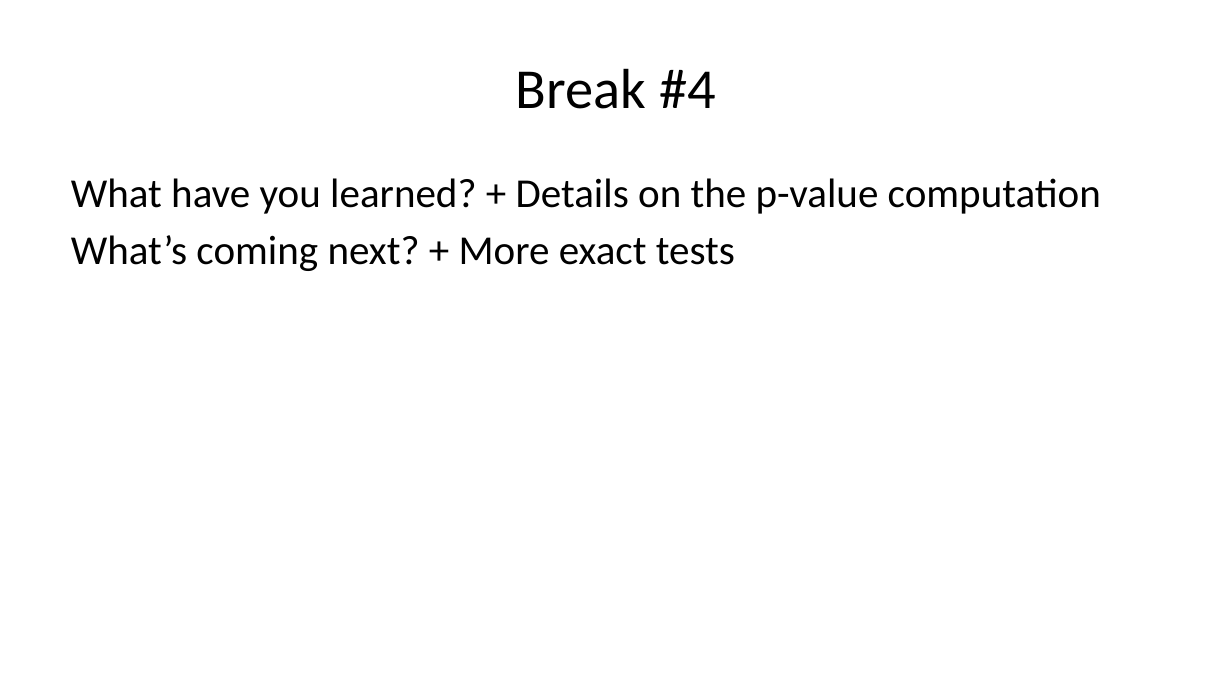
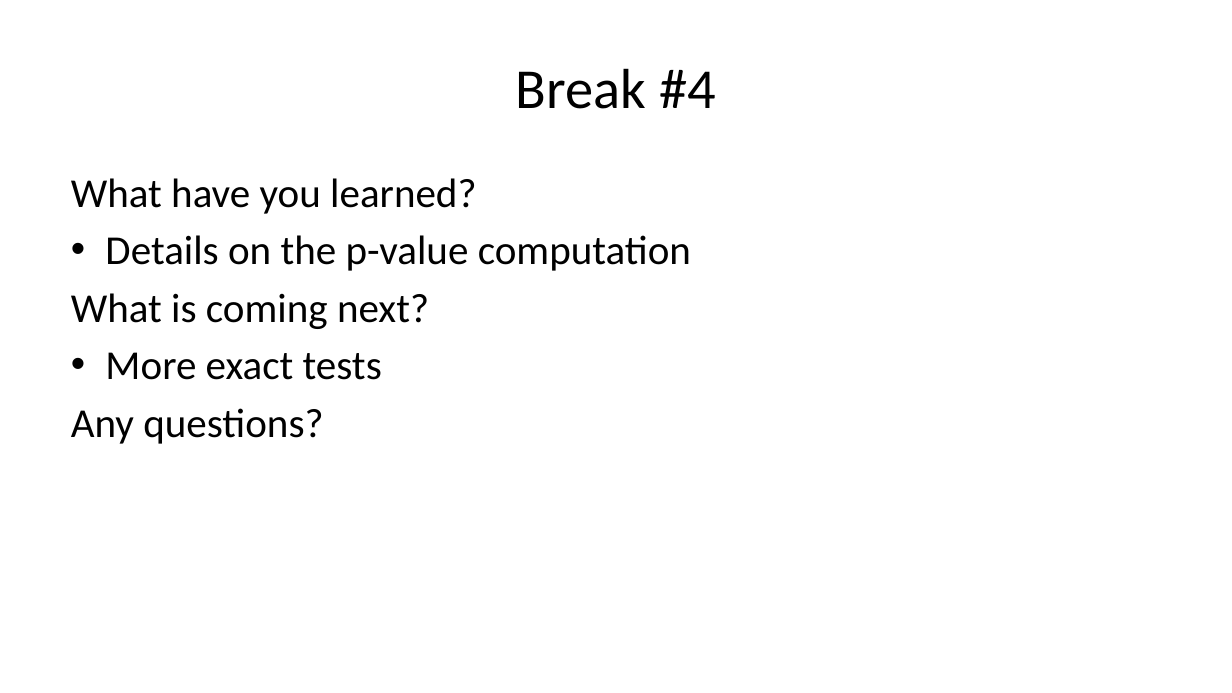
Before and after one commit to pmean/talks, a slide deck: slide 33 of exact-tests/results/exact-and-randomization-tests.pptx (slide 31 before the commit). Drawn at 1232x693 pixels with LibreOffice and Linux fonts; fonts in the diff are those of the drawing. Boxes give left, top, right and bottom in pixels: in the first picture for what was removed or moved away, otherwise in the second. Text is boxed around its words. In the diff, an @@ line names an element or a change of style, - is before the commit and + after.

```diff
--- a/exact-tests/results/exact-and-randomization-tests.pptx
+++ b/exact-tests/results/exact-and-randomization-tests.pptx
@@ text at (x1=71, y1=178, x2=691, y2=444): text changed @@
-What have you learned? + Details on the p-value computation
-What’s coming next? + More exact tests
+What have you learned?
+• Details on the p-value computation
+What is coming next?
+• More exact tests
+Any questions?
```
Also in this commit, not shown: 5 other slides changed, 11 slides added, 4 slides removed, 5 other files.
